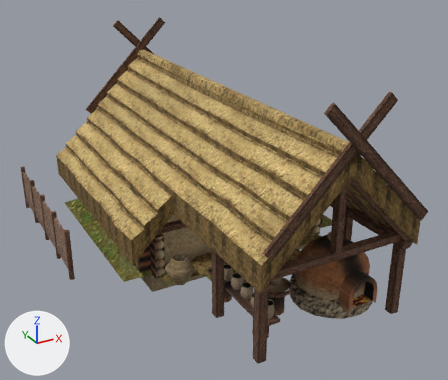
The glTF model apps/web/public/models/crafts/hrncir.glb, before and after one commit.
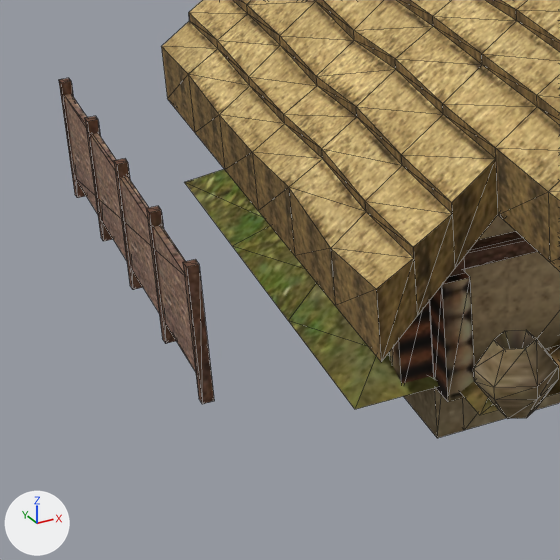
Old and new are each drawn whole from a 50 mm lens placed at (-6.2, -12.74, 6.83), pointed at (-0.15, -1.74, 1.33) and again close up on the part from 0% to 44% of the width and 37% to 88% of the height. Every picture has the same lights, and +X, +Y and +Z are marked at lower left. The older version's two pictures come first. The close-ups show mesh edges as thin lines. Vertices at exactly the same position are counted once.

In view in the first close-up: 'hrncir'.
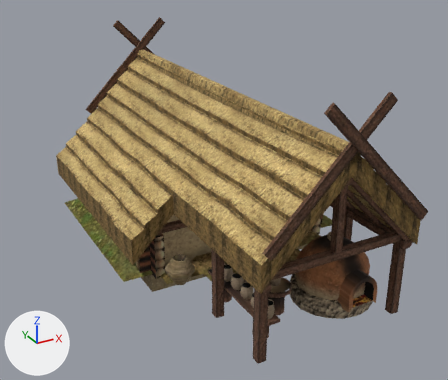
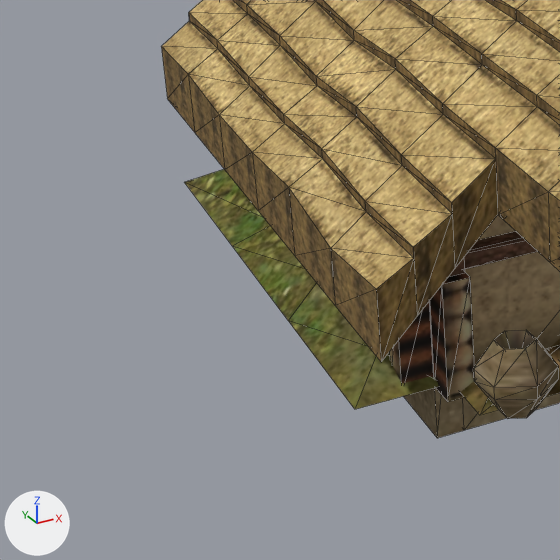
Pixel boxes (x1, y1, x2, y2) of what changed, in the close-ups (560 x 560 px):
'hrncir', reshaped
    before: (59, 0, 560, 438)
    after: (161, 0, 560, 438)
part 1 of me_hrncir_daub, deleted (brown)
    before: (59, 78, 214, 404)

What the commit changed:
me_hrncir_daub is used by ob_hrncir; location (0.0, 0.0, 0.0).
me_hrncir_daub had 2234 vertices, 3536 faces and spanned x -3.64..2.75, y -5.85..3.3, z -0.5..4.36.
me_hrncir_daub now has 2186 vertices, 3464 faces and spans x -2.75..2.75, y -5.85..3.3, z -0.5..4.36.
me_hrncir_daub part 1: 6 loose pieces with 48 vertices, spanning x -3.64..-3.55, y -1.45..2.64, z -0.1..1.02, are deleted.
